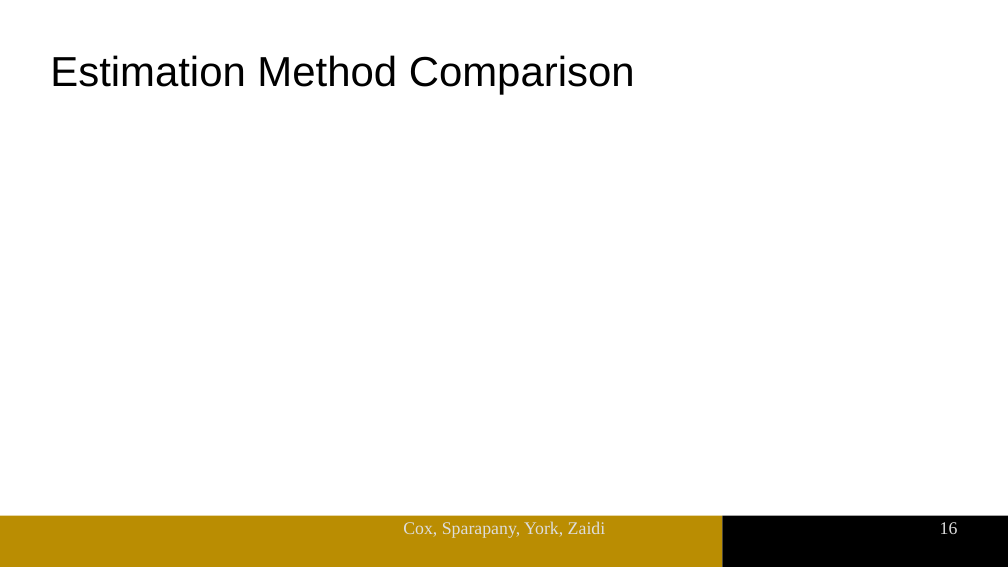
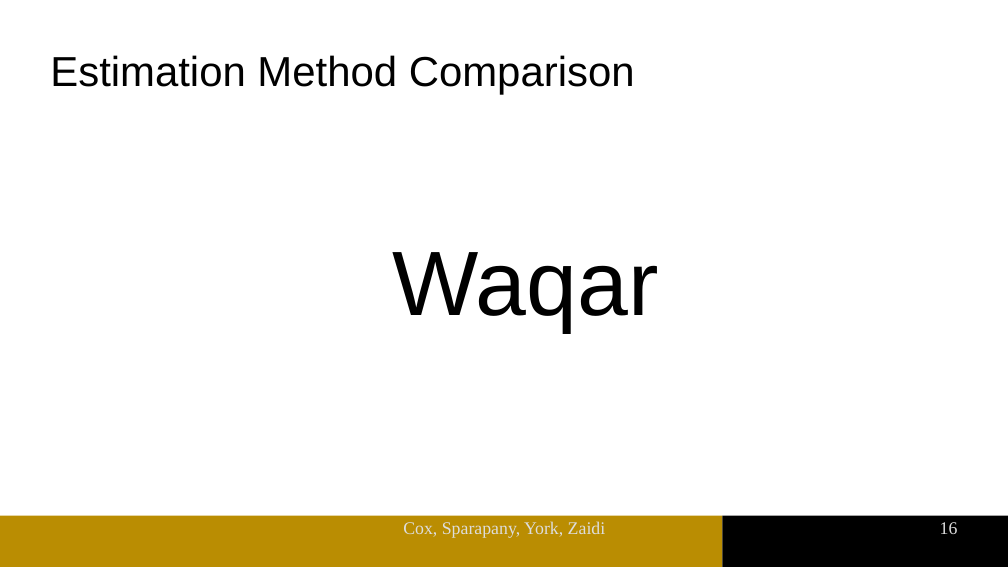
Before and after one commit to msparapa/aae568_project, a slide deck: slide 16 of presentation/MainSlides.odp. Drawn at 1008x567 pixels with LibreOffice and Linux fonts; fonts in the diff are those of the drawing; background and template pictures are left out. Boxes give left, top, right and bottom in pixels: in the first picture for what was removed or moved away, otherwise in the second. Text is boxed around its words. In the diff, an @@ line names an element or a change of style, - is before the commit and + after.

Commit message:
updated presentation slides

```diff
--- a/presentation/MainSlides.odp
+++ b/presentation/MainSlides.odp
@@ text added at (x1=393, y1=252, x2=659, y2=332), 72 pt, text #000000 @@
+Waqar
```
Also in this commit, not shown: 13 other slides changed, 3 slides added, 1 slide removed, 1 other file.
